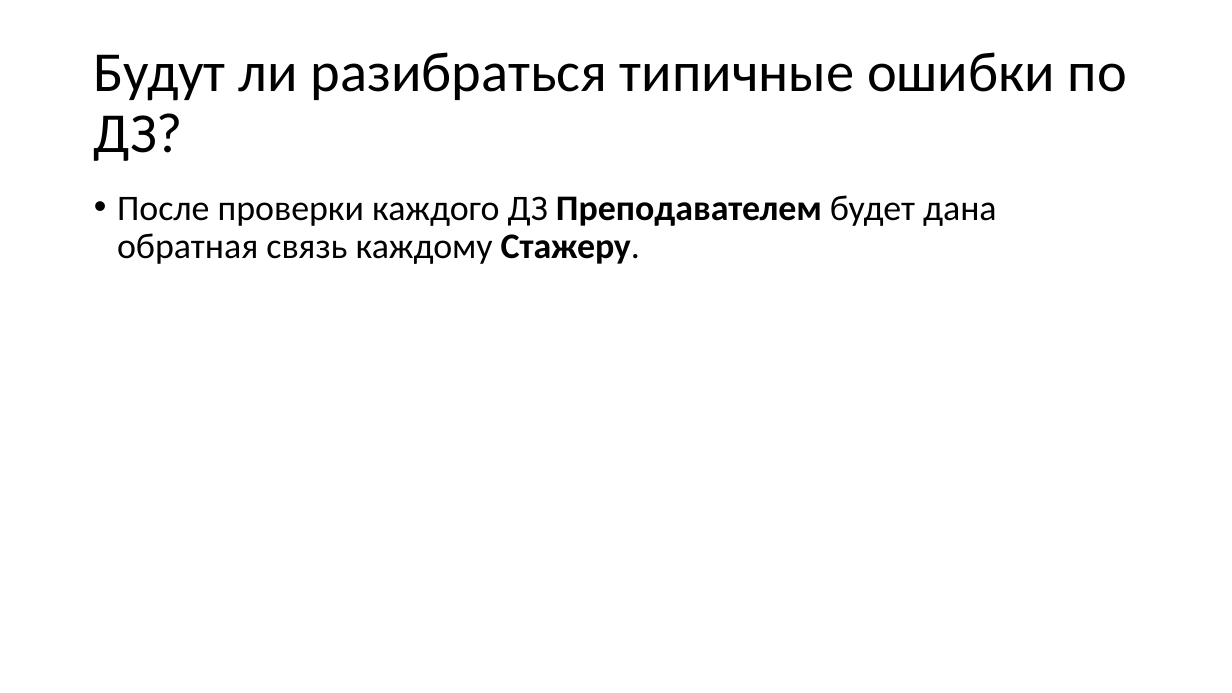
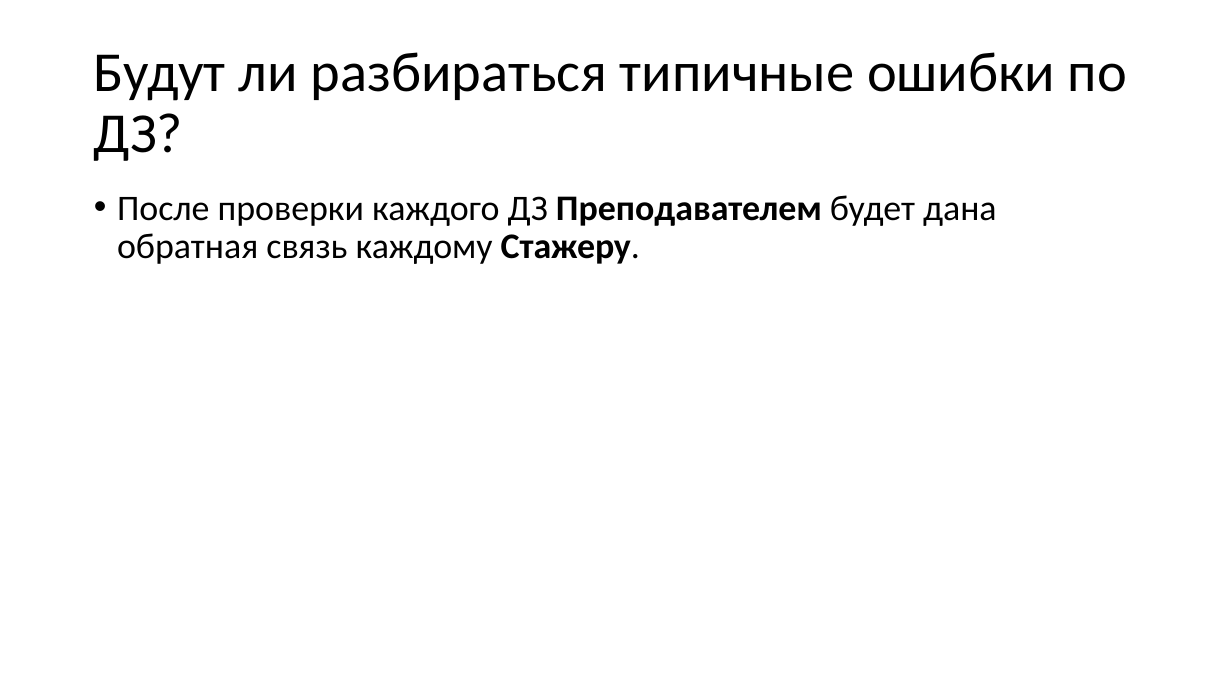
Before and after one commit to diman-the-red-devil/Java_QA, a slide deck: slide 8 of Автотестирование.pptx. Drawn at 1232x693 pixels with LibreOffice and Linux fonts; fonts in the diff are those of the drawing. Boxes give left, top, right and bottom in pixels: in the first picture for what was removed or moved away, otherwise in the second. Text is boxed around its words. In the diff, an @@ line names an element or a change of style, - is before the commit and + after.

```diff
--- a/Автотестирование.pptx
+++ b/Автотестирование.pptx
@@ title at box(94, 52, 1127, 161): text changed @@
-Будут ли разибраться типичные ошибки по ДЗ?
+Будут ли разбираться типичные ошибки по ДЗ?
```
Also in this commit, not shown: 10 other files.
